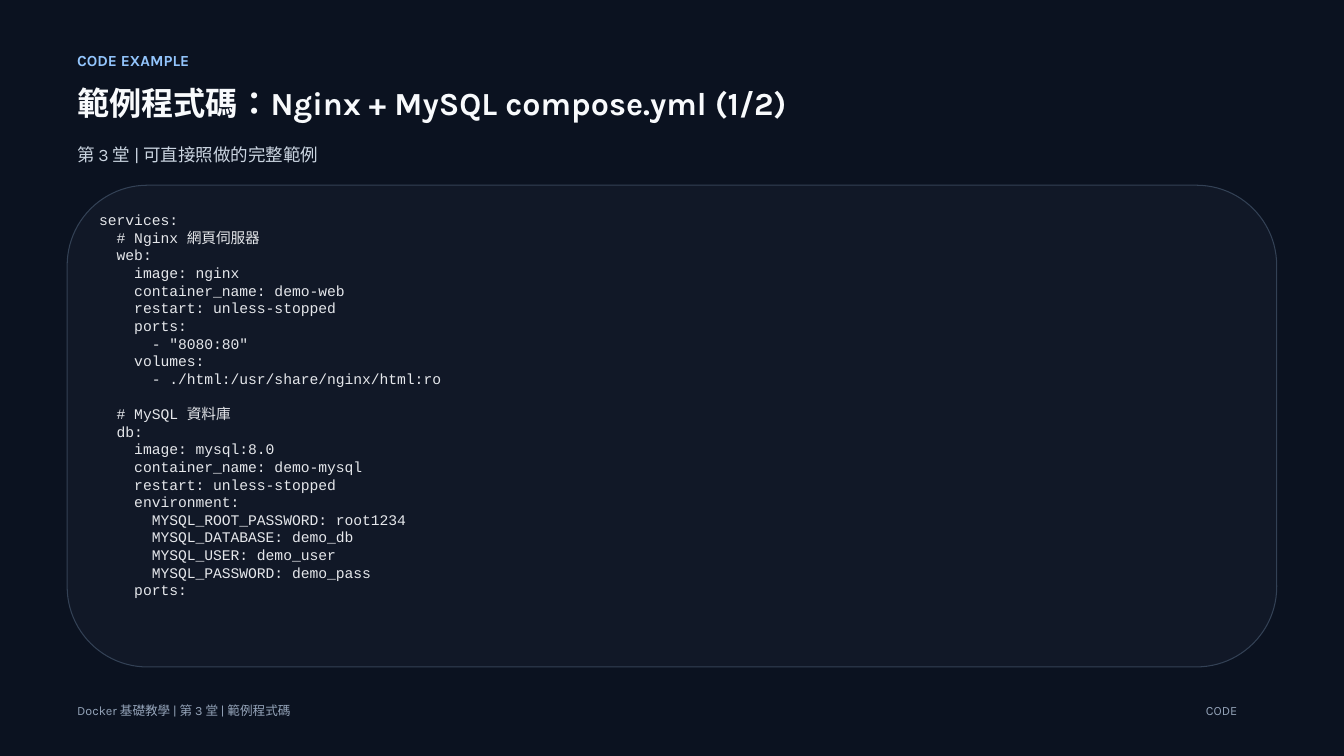
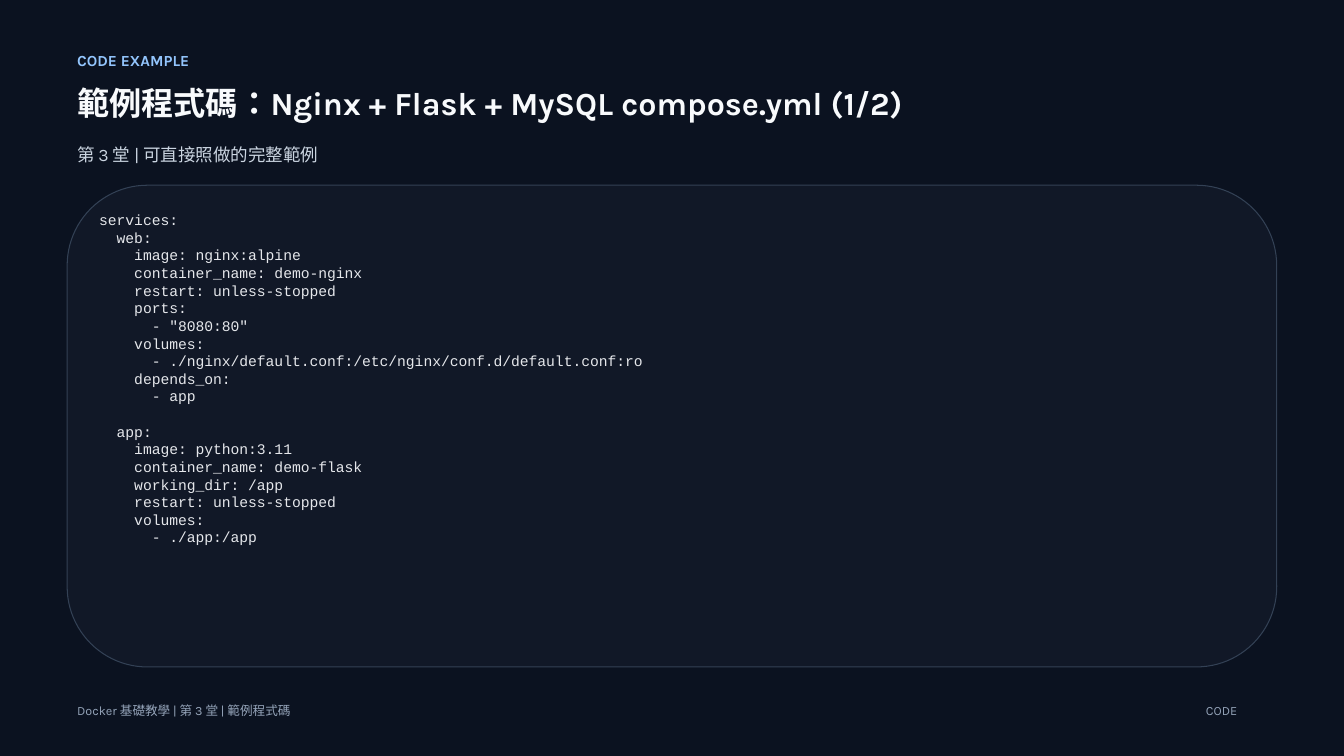
Before and after one commit to lalalalaluk/docker-practice, a slide deck: slide 31 of slides/docker-session3-mysql-compose.pptx. Drawn at 1344x756 pixels with LibreOffice and Linux fonts; fonts in the diff are those of the drawing. Boxes give left, top, right and bottom in pixels: in the first picture for what was removed or moved away, otherwise in the second. Text is boxed around its words. In the diff, an @@ line names an element or a change of style, - is before the commit and + after.

```diff
--- a/slides/docker-session3-mysql-compose.pptx
+++ b/slides/docker-session3-mysql-compose.pptx
@@ text at [77,87,903,123]: text changed @@
-範例程式碼：Nginx + MySQL compose.yml (1/2)
+範例程式碼：Nginx + Flask + MySQL compose.yml (1/2)
@@ text at [134,231,260,246]: paragraph removed @@
-# Nginx 網頁伺服器
@@ text at [134,250,362,281]: text changed @@
-image: nginx
-container_name: demo-web
+image: nginx:alpine
+container_name: demo-nginx
@@ text at [117,355,642,493]: text changed @@
-- ./html:/usr/share/nginx/html:ro
-# MySQL 資料庫
-db:
-image: mysql:8.0
-container_name: demo-mysql
+- ./nginx/default.conf:/etc/nginx/conf.d/default.conf:ro
+depends_on:
+- app
+app:
+image: python:3.11
+container_name: demo-flask
+working_dir: /app
@@ text at [134,514,257,545]: text changed @@
-environment:
-MYSQL_ROOT_PASSWORD: root1234
-MYSQL_DATABASE: demo_db
-MYSQL_USER: demo_user
-MYSQL_PASSWORD: demo_pass
-ports:
+volumes:
+- ./app:/app
```
Also in this commit, not shown: 11 other slides changed, 4 other files.
